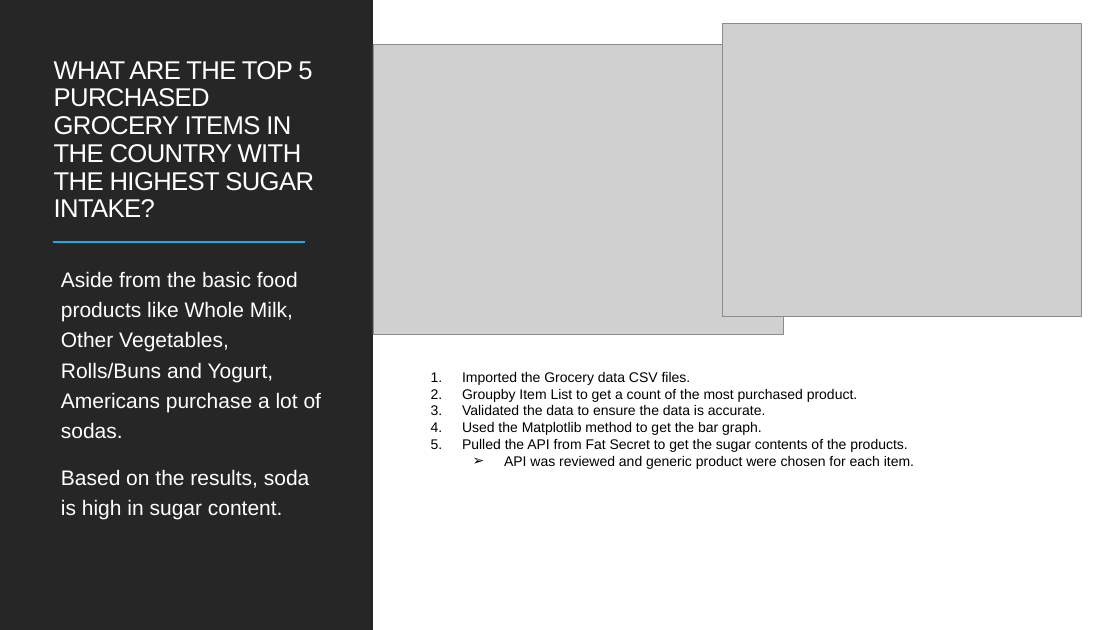
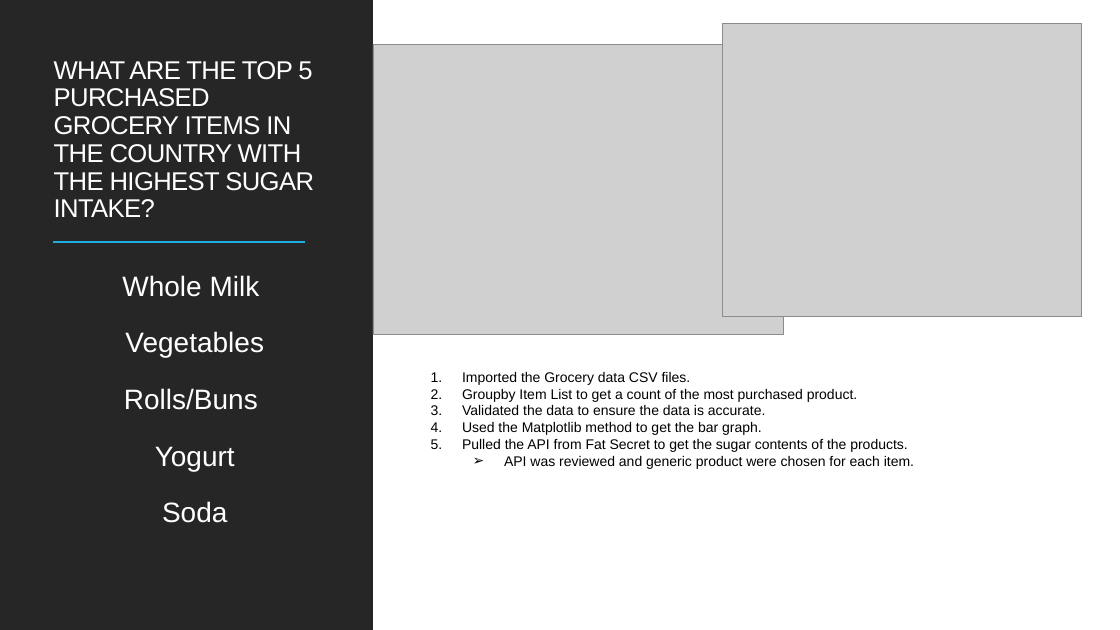
Before and after one commit to cbeachey/project1_influencers, a slide deck: slide 14 of Effects of Sugar Consumption.pptx (slide 17 before the commit). Drawn at 1120x630 pixels with LibreOffice and Linux fonts; fonts in the diff are those of the drawing; grey boxes stand for pictures. Boxes give left, top, right and bottom in pixels: in the first picture for what was removed or moved away, otherwise in the second. Text is boxed around its words. In the diff, an @@ line names an element or a change of style, - is before the commit and + after.

```diff
--- a/Effects of Sugar Consumption.pptx
+++ b/Effects of Sugar Consumption.pptx
@@ text at box(122, 275, 264, 523): text changed; size 18 to 24 pt @@
-  Aside from the basic food products like Whole Milk, Other Vegetables, Rolls/Buns and Yogurt, Americans purchase a lot of sodas.
-  Based on the results, soda is high in sugar content.
+  Whole Milk
+  Vegetables
+  Rolls/Buns
+  Yogurt
+  Soda
```
Also in this commit, not shown: 13 other slides changed, 3 slides removed.
